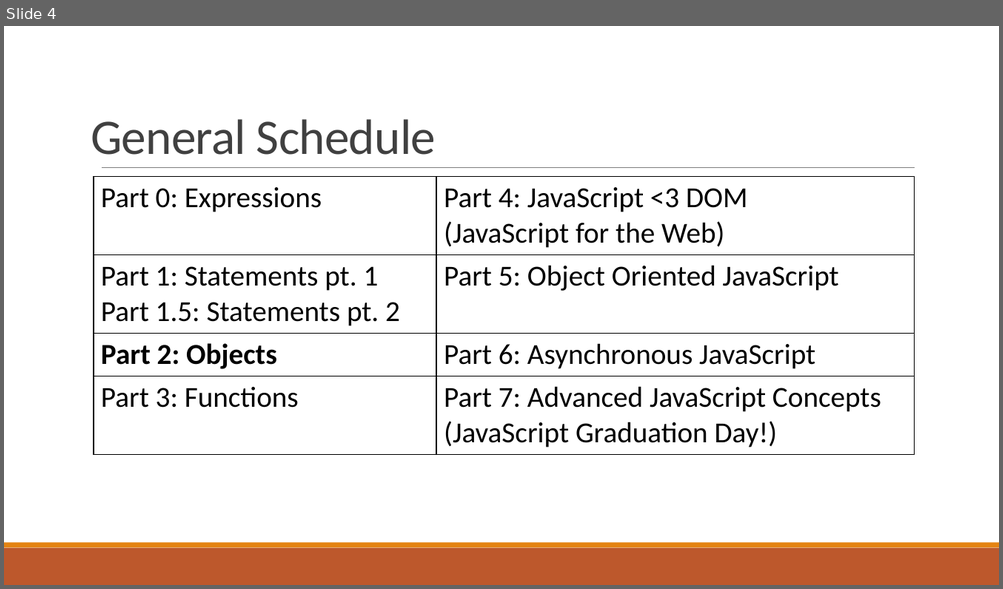
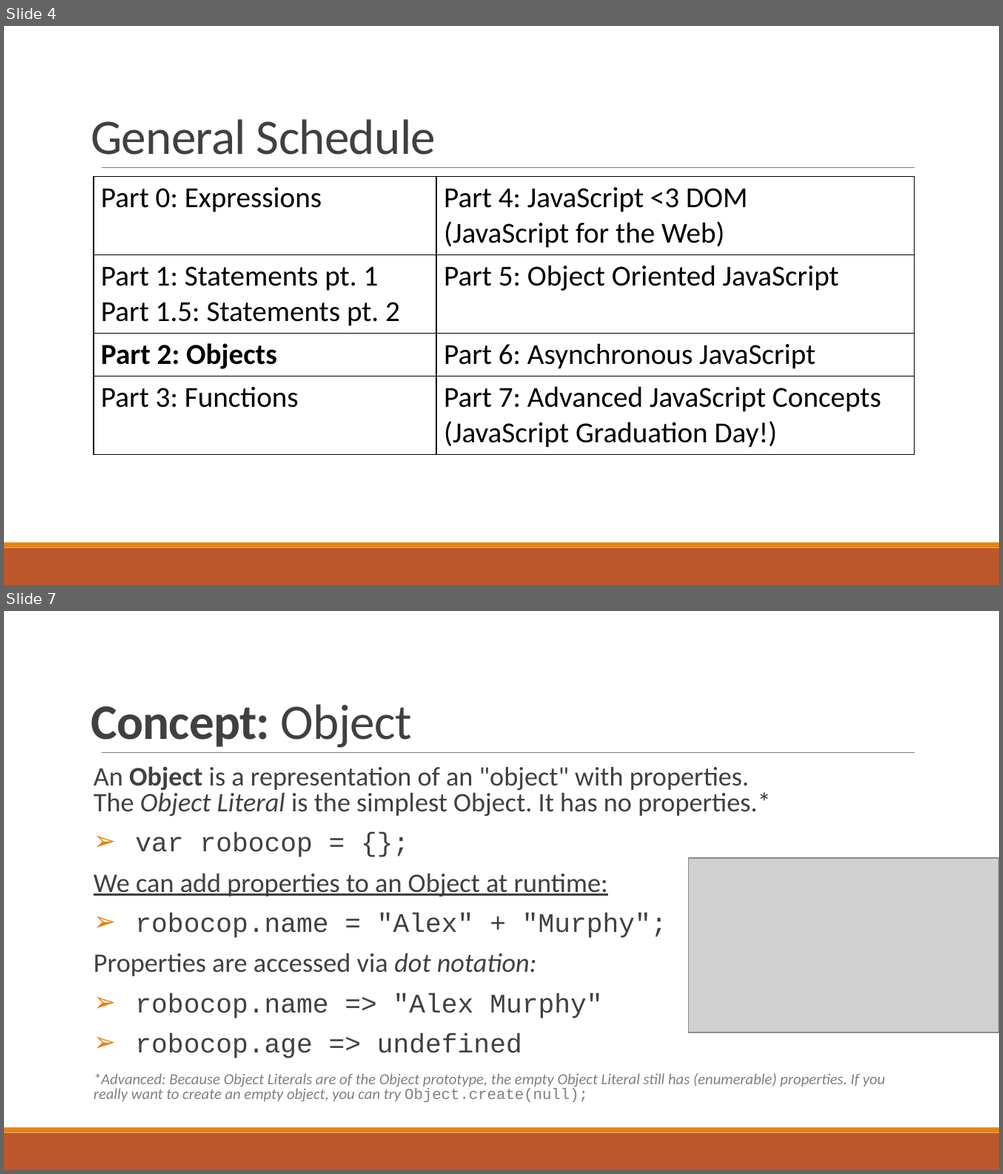
Before and after one commit to txcsmad/f15-web-beginner, a slide deck: Lesson3_Objects/Lesson3_objects.pptx. Shown one above the other, each under a label of ours: slide 4 before the commit, slides 4 and 7 after it; the slides between them are not shown. The pictures are 1003x589 and 1003x1174 pixels, drawn with LibreOffice and Linux fonts; fonts in the diff are those of the drawing; grey boxes stand for pictures. Boxes give left, top, right and bottom in pixels: in the first picture for what was removed or moved away, otherwise in the second. Text is boxed around its words. In the diff, an @@ line names an element or a change of style, - is before the commit and + after.

Commit message:
Added Lesson 4: Objects

```diff
--- a/Lesson3_Objects/Lesson3_objects.pptx
+++ b/Lesson3_Objects/Lesson3_objects.pptx
@@ slide 7 added at (x1=4, y1=611, x2=999, y2=1170), background #FFFFFF; not listed: 3 template elements that a slide beside it also shows @@
@@ title added at (x1=91, y1=704, x2=412, y2=748), 48 pt, text #404040, bold @@
+Concept: Object
@@ text added at (x1=94, y1=766, x2=885, y2=1102), 25.9 pt, text #404040 @@
+An Object is a representation of an "object" with properties.
+The Object Literal is the simplest Object. It has no properties.*
+➢ var robocop = {};
+We can add properties to an Object at runtime:
+➢ robocop.name = "Alex" + "Murphy";
+Properties are accessed via dot notation:
+➢ robocop.name => "Alex Murphy"
+➢ robocop.age => undefined
+*Advanced: Because Object Literals are of the Object prototype, the empty Object Literal still has (enumerable) properties. If you really want to create an empty object, you can try Object.create(null);
@@ picture added at (x1=688, y1=858, x2=999, y2=1033) @@
```
Also in this commit, not shown: 4 slides changed, 14 other slides added, 6 other files.
